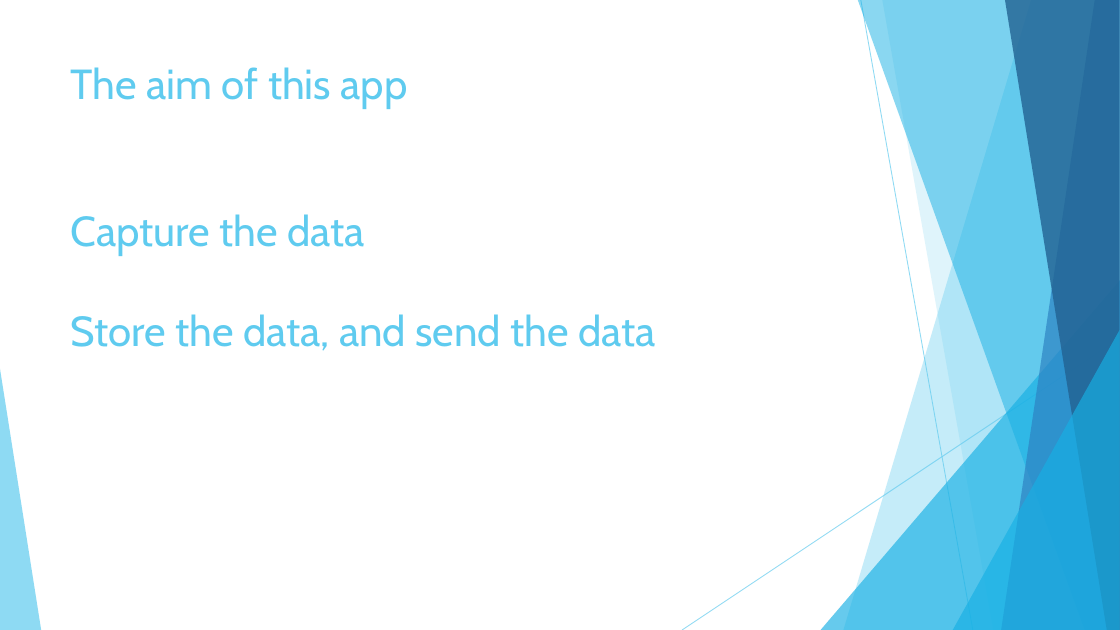
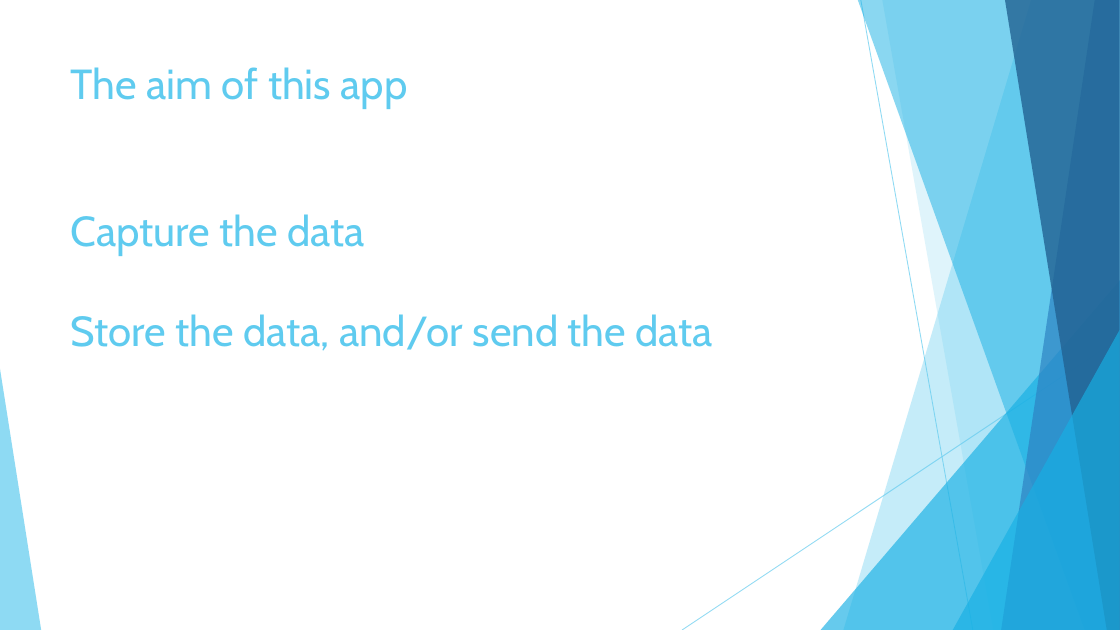
Before and after one commit to JiashuWu/NeuroGraph, a slide deck: slide 13 of Neurograph Project Presentation/Neurograph Presentation Jiashu Wu.pptx. Drawn at 1120x630 pixels with LibreOffice and Linux fonts; fonts in the diff are those of the drawing. Boxes give left, top, right and bottom in pixels: in the first picture for what was removed or moved away, otherwise in the second. Text is boxed around its words. In the diff, an @@ line names an element or a change of style, - is before the commit and + after.

```diff
--- a/Neurograph Project Presentation/Neurograph Presentation Jiashu Wu.pptx
+++ b/Neurograph Project Presentation/Neurograph Presentation Jiashu Wu.pptx
@@ text at box(71, 314, 713, 351): text changed @@
-Store the data, and send the data
+Store the data, and/or send the data
```
Also in this commit, not shown: 14 other slides changed, 5 slides added, 1 other file.
